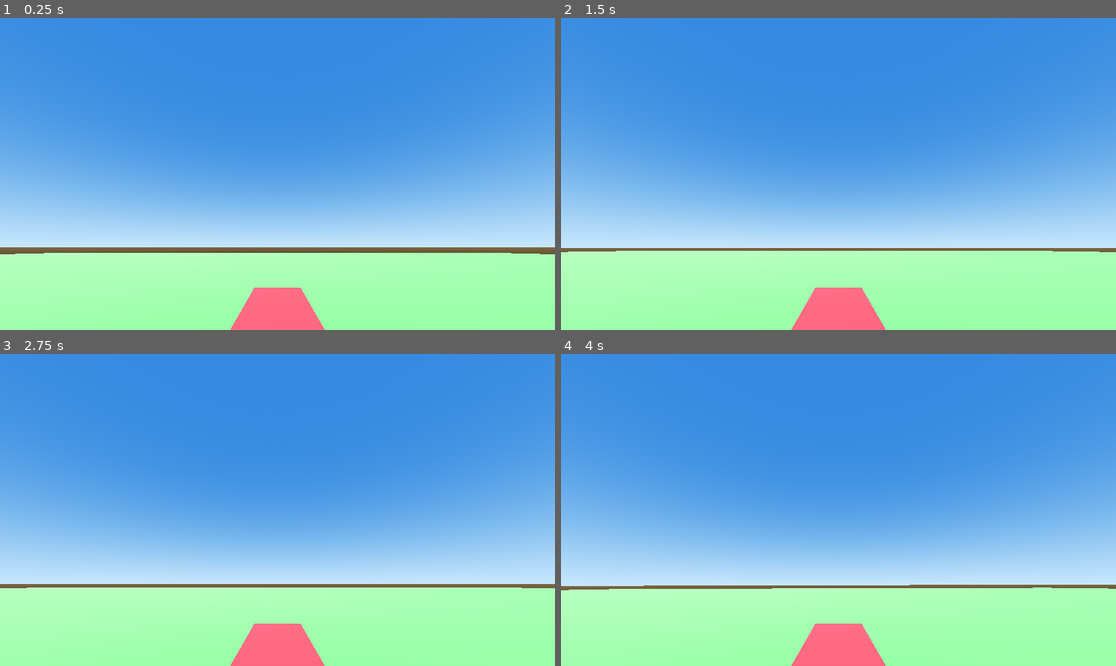
Above: before the commit, frames 1-4 (two rows, left to right).
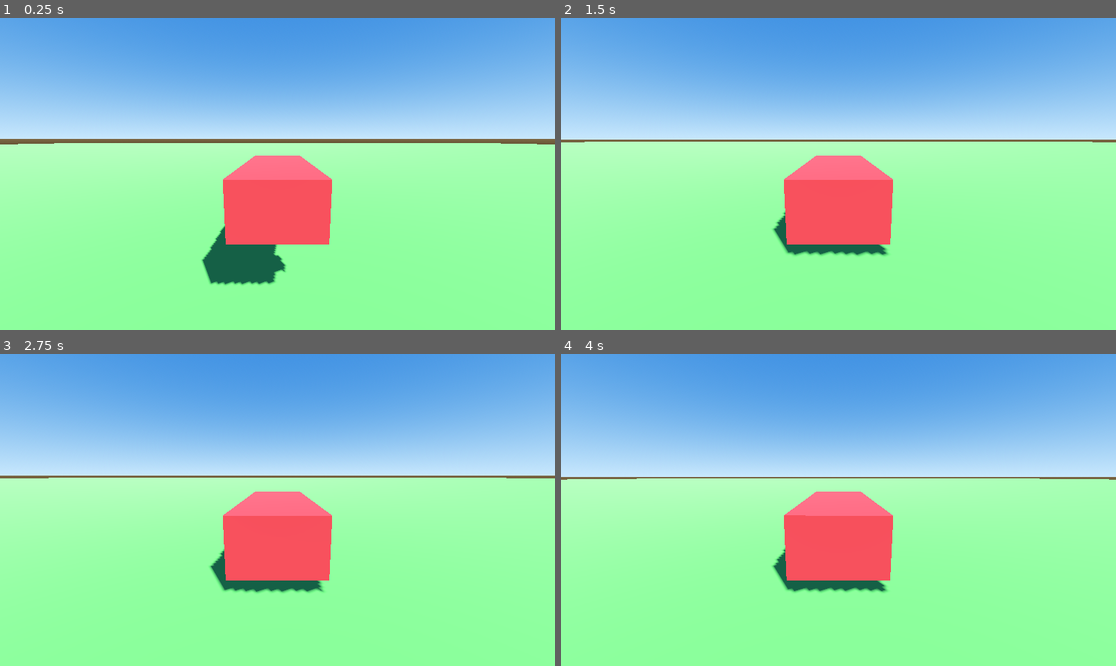
Above: after the commit, the same moments.

Repository: Escape64/truckers-simple
Game: Godot game, scene res://scenes/test_drive.tscn
Two runs of this game, one before a commit and one after it. Both use one fixed random seed, a clock stepped at 60 frames per second and the inputs below.
Inputs:
- Up to frame 1 (0.25 s): no input
- Up to frame 2 (1.5 s): hold Right (ui_right) 0.53-1.28 s; hold Down (ui_down) from 1.28 s (still down)
- Up to frame 3 (2.75 s): release Down (ui_down) at 2.03 s; hold Right (ui_right) from 2.03 s (still down)
- Up to frame 4 (4 s): release Right (ui_right) at 2.78 s; hold Up (ui_up) 2.78-3.53 s; hold Left (ui_left) from 3.53 s (still down)

The runs differ from the first frame. In frame 1, 83% of the frame differs, in the area x 0-100%, y 0-100%; in frame 2, 83%; in frame 3, 83%; in frame 4, 83%.

Commit message:
Fix: камера следит за грузовиком через look_at()
Исправлен порядок ext_resource в .tscn, добавлен скрипт
temp_follow_camera.gd — камера всегда смотрит на машину.

Co-Authored-By: Claude Sonnet 4.6 <noreply@anthropic.com>

Diff:
--- a/scenes/vehicles/truck_basic.tscn
+++ b/scenes/vehicles/truck_basic.tscn
@@ -1,6 +1,7 @@
 [gd_scene format=3]
 
 [ext_resource type="Script" path="res://scripts/vehicles/vehicle_controller.gd" id="1_script"]
+[ext_resource type="Script" path="res://scripts/camera/temp_follow_camera.gd" id="2_cam"]
 
 [sub_resource type="BoxShape3D" id="BoxShape3D_body"]
 size = Vector3(2.2, 1.4, 6.0)
@@ -93,4 +94,5 @@
 surface_material_override/0 = SubResource("Mat_wheel")
 
 [node name="Camera3D" type="Camera3D" parent="."]
-transform = Transform3D(1, 0, 0, 0, 0.94, -0.34, 0, 0.34, 0.94, 0, 3, 8)
+transform = Transform3D(1, 0, 0, 0, 1, 0, 0, 0, 1, 0, 2, 7)
+script = ExtResource("2_cam")
--- /dev/null
+++ b/scripts/camera/temp_follow_camera.gd
@@ -0,0 +1,7 @@
+extends Camera3D
+
+# Временная камера для Sprint 0 — в Task 3 заменим на полноценную систему
+func _process(_delta: float) -> void:
+	var truck = get_parent()
+	if truck:
+		look_at(truck.global_position + Vector3(0, 0.8, 0), Vector3.UP)
Not shown, added: scripts/vehicles/vehicle_controller.gd.uid
